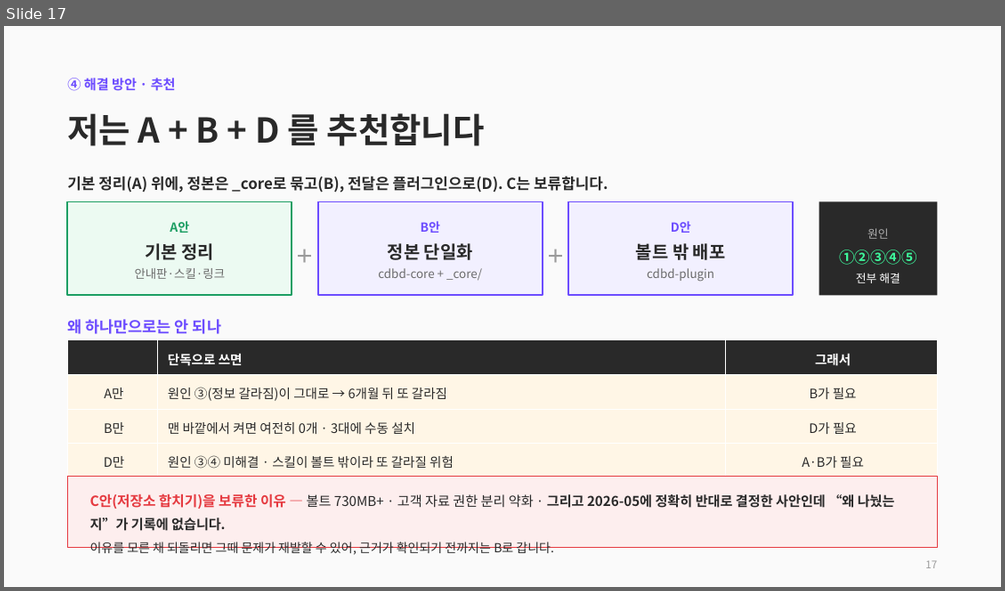
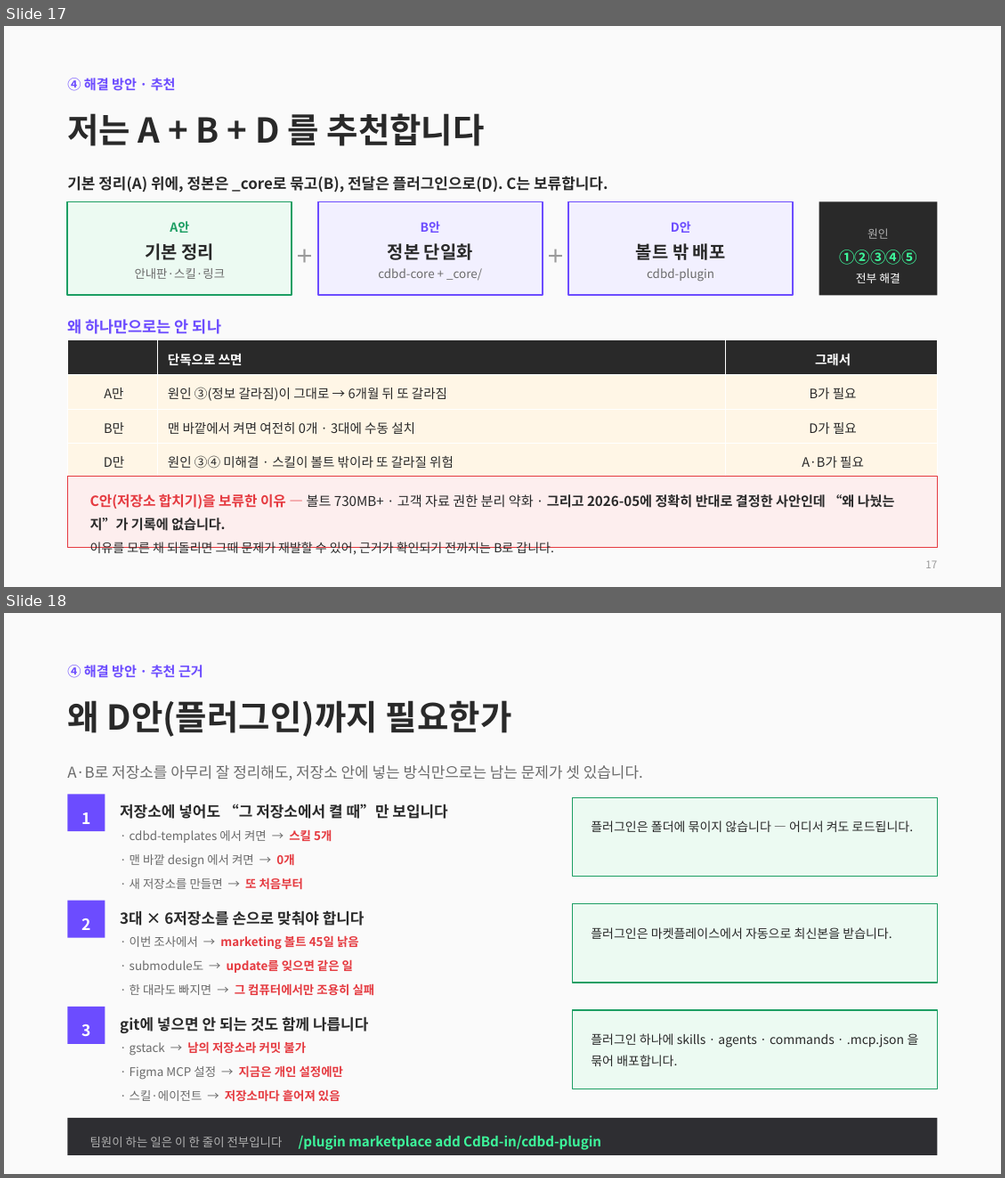
Before and after one commit to CdBd-in/design, a slide deck: CdBd 문서 체계 진단 및 개편 제안.pptx. Shown one above the other, each under a label of ours: slide 17 before the commit, slides 17 and 18 after it. The pictures are 1005x591 and 1005x1178 pixels, drawn with LibreOffice and Linux fonts; fonts in the diff are those of the drawing. Boxes give left, top, right and bottom in pixels: in the first picture for what was removed or moved away, otherwise in the second. Text is boxed around its words. In the diff, an @@ line names an element or a change of style, - is before the commit and + after.

```diff
--- a/CdBd 문서 체계 진단 및 개편 제안.pptx
+++ b/CdBd 문서 체계 진단 및 개편 제안.pptx
@@ slide 18 added at [4,613,1001,1174], background #FFFFFF @@
@@ rectangle added at [4,613,1001,1174], fill #FAFAFA @@
@@ text added at [67,665,203,678], 13 pt, text #6C4CFF, bold @@
+④ 해결 방안 · 추천 근거
@@ text added at [67,700,512,737], 33 pt, text #292929, bold @@
+왜 D안(플러그인)까지 필요한가
@@ text added at [67,765,643,780], 14.5 pt, text #6B6B6B @@
+A·B로 저장소를 아무리 잘 정리해도, 저장소 안에 넣는 방식만으로는 남는 문제가 셋 있습니다.
@@ rectangle added at [67,794,105,831], fill #6C4CFF @@
@@ rectangle added at [573,798,938,876], fill #ECFAF2, outline #1C9E63 1 pt @@
@@ text added at [81,812,90,824], 15 pt, text #FFFFFF, bold @@
+1
@@ text added at [120,803,447,819], 14.5 pt, text #292929, bold @@
+저장소에 넣어도 “그 저장소에서 켤 때”만 보입니다
@@ text added at [591,820,914,832], 12 pt, text #292929 @@
+플러그인은 폴더에 묶이지 않습니다 — 어디서 켜도 로드됩니다.
@@ text added at [129,829,332,889], 11.5 pt, text #6B6B6B @@
+· cdbd-templates 에서 켜면 → 스킬 5개
+· 맨 바깥 design 에서 켜면 → 0개
+· 새 저장소를 만들면 → 또 처음부터
@@ rectangle added at [67,900,105,938], fill #6C4CFF @@
@@ rectangle added at [573,904,938,982], fill #ECFAF2, outline #1C9E63 1 pt @@
@@ text added at [81,918,90,930], 15 pt, text #FFFFFF, bold @@
+2
@@ text added at [120,910,364,925], 14.5 pt, text #292929, bold @@
+3대 × 6저장소를 손으로 맞춰야 합니다
@@ text added at [591,927,891,939], 12 pt, text #292929 @@
+플러그인은 마켓플레이스에서 자동으로 최신본을 받습니다.
@@ text added at [129,935,375,995], 11.5 pt, text #E53A40, bold @@
+· 이번 조사에서 → marketing 볼트 45일 낡음
+· submodule도 → update를 잊으면 같은 일
+· 한 대라도 빠지면 → 그 컴퓨터에서만 조용히 실패
@@ rectangle added at [67,1006,105,1044], fill #6C4CFF @@
@@ rectangle added at [573,1010,938,1088], fill #ECFAF2, outline #1C9E63 1 pt @@
@@ text added at [81,1024,90,1036], 15 pt, text #FFFFFF, bold @@
+3
@@ text added at [120,1016,368,1033], 14.5 pt, text #292929, bold @@
+git에 넣으면 안 되는 것도 함께 나릅니다
@@ text added at [591,1033,919,1066], 12 pt, text #292929 @@
+플러그인 하나에 skills · agents · commands · .mcp.json 을 묶어 배포합니다.
@@ text added at [129,1041,343,1101], 11.5 pt, text #6B6B6B @@
+· gstack → 남의 저장소라 커밋 불가
+· Figma MCP 설정 → 지금은 개인 설정에만
+· 스킬·에이전트 → 저장소마다 흩어져 있음
@@ rectangle added at [67,1118,938,1155], fill #2E2E32 @@
@@ text added at [90,1135,601,1150], 13 pt, text #3DF69B, bold @@
+팀원이 하는 일은 이 한 줄이 전부입니다 /plugin marketplace add CdBd-in/cdbd-plugin
```
Also in this commit, not shown: 5 slides changed, 1 other file.
